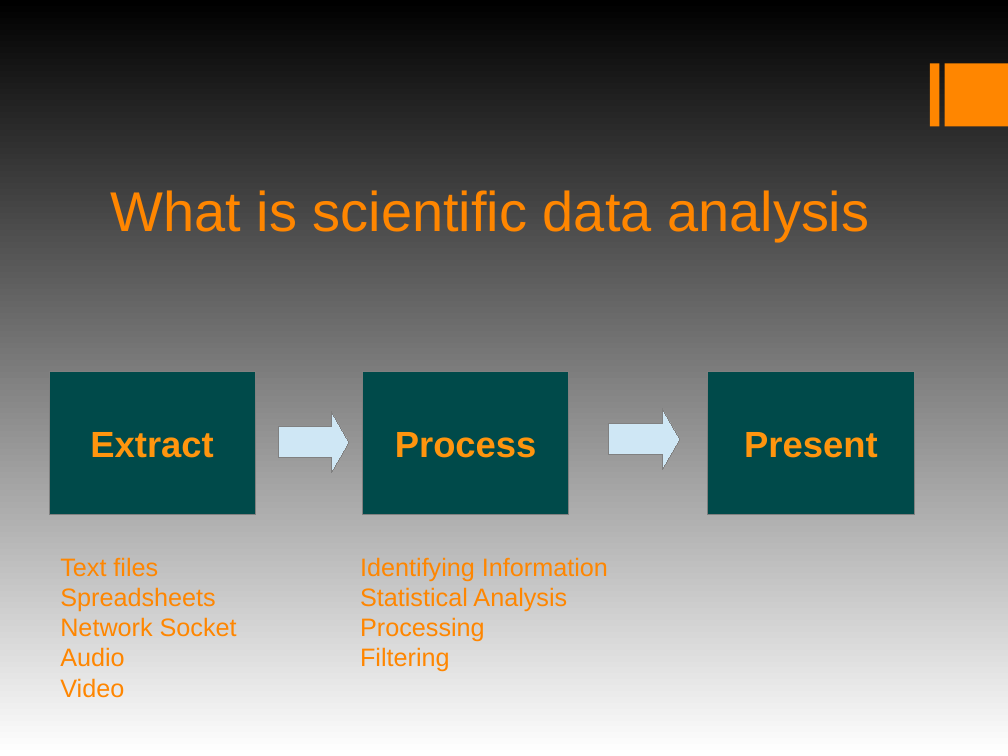
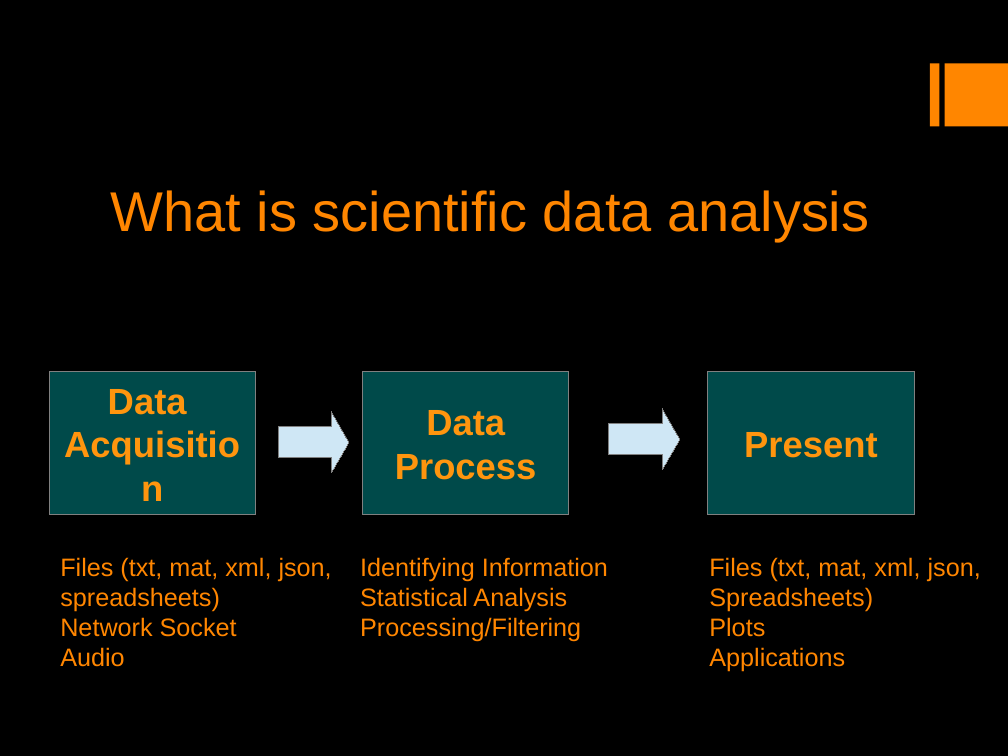
Before and after one commit to mfarhan12/intro_to_scientific_computing, a slide deck: slide 5 of Introduction to Scientific Computing in Python.odp (slide 4 before the commit). Drawn at 1008x756 pixels with LibreOffice and Linux fonts; fonts in the diff are those of the drawing. Boxes give left, top, right and bottom in pixels: in the first picture for what was removed or moved away, otherwise in the second. Text is boxed around its words. In the diff, an @@ line names an element or a change of style, - is before the commit and + after.

```diff
--- a/Introduction to Scientific Computing in Python.odp
+++ b/Introduction to Scientific Computing in Python.odp
@@ background gradient #000000 to #FFFFFF to #000000 @@
@@ text in rectangle at [108,389,187,415]: text changed @@
-Extract
+Data
+Acquisition
@@ text in rectangle at [426,410,505,436]: paragraph added @@
+Data
@@ text at [60,557,332,612]: text changed @@
-Text files
-Spreadsheets
+Files (txt, mat, xml, json, spreadsheets)
@@ text added at [709,557,981,672], 18 pt, text #FF8600 @@
+Files (txt, mat, xml, json,
+Spreadsheets)
+Plots
+Applications
@@ text at [360,617,581,642]: text changed @@
-Processing
-Filtering
+Processing/Filtering
@@ text at [60,678,124,698]: paragraph removed @@
-Video
```
Also in this commit, not shown: 4 other slides changed, 2 slides added, 1 slide removed, 3 other files.
